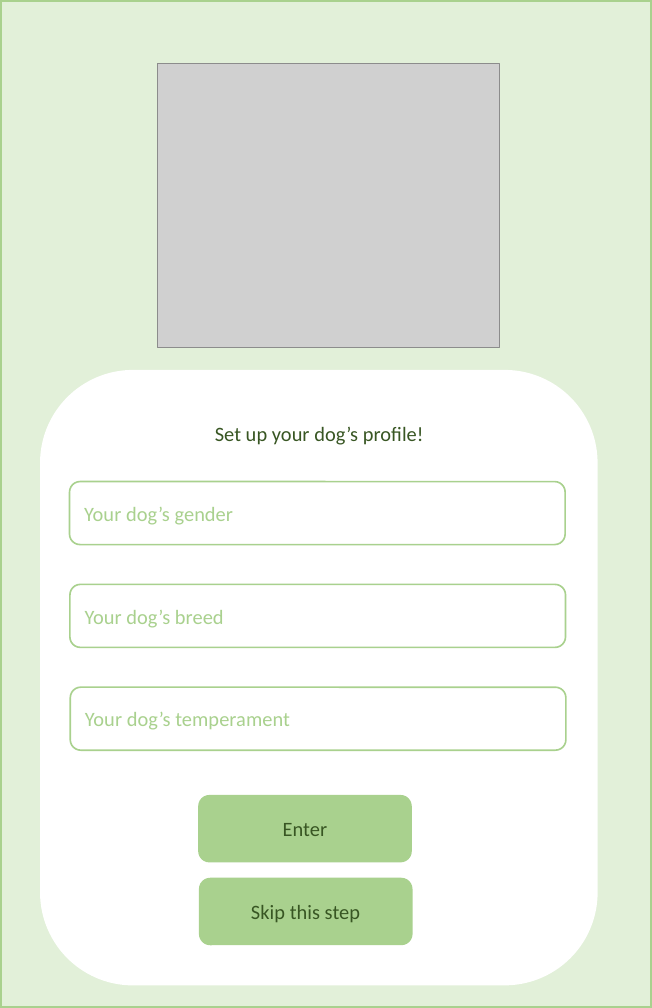
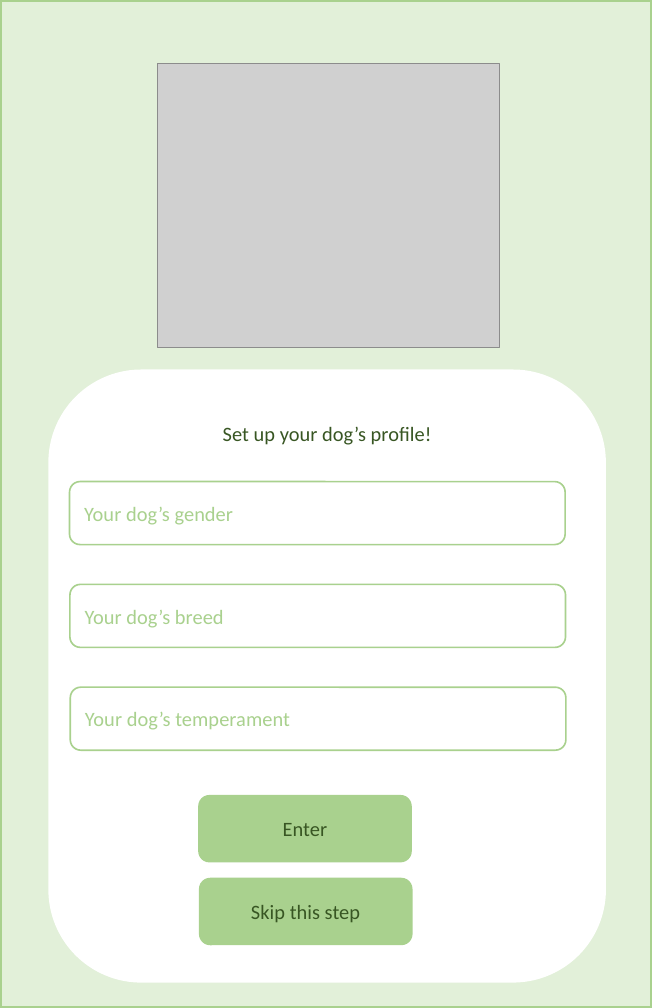
Before and after one commit to chocofied/PetMyPet, a slide deck: slide 6 of Presentation1.pptx. Drawn at 652x1008 pixels with LibreOffice and Linux fonts; fonts in the diff are those of the drawing; grey boxes stand for pictures. Boxes give left, top, right and bottom in pixels: in the first picture for what was removed or moved away, otherwise in the second. Text is boxed around its words. In the diff, an @@ line names an element or a change of style, - is before the commit and + after.

```diff
--- a/Presentation1.pptx
+++ b/Presentation1.pptx
@@ rounded rectangle: place and size @@
-rounded rectangle at bbox=[40, 370, 597, 985]
+rounded rectangle at bbox=[49, 370, 606, 983]
@@ text "Set up your dog’s profile!": place and size @@
-text "Set up your dog’s profile!" at bbox=[215, 427, 424, 445]
+text "Set up your dog’s profile!" at bbox=[223, 427, 432, 445]
```
Also in this commit, not shown: 4 other slides changed.
